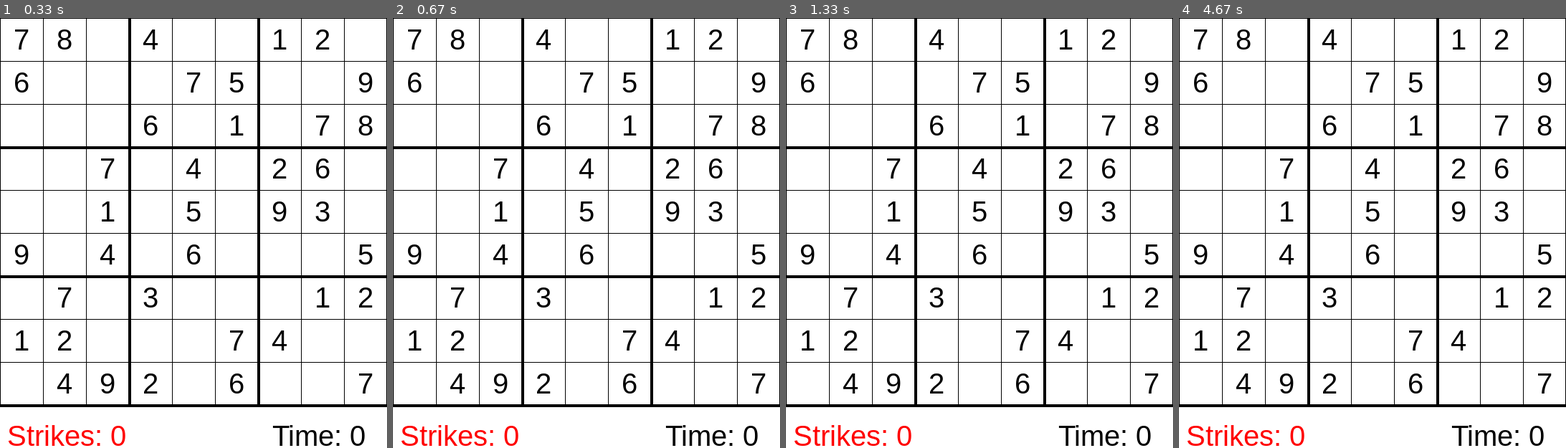
Above: before the commit, frames 1-4 (left to right).
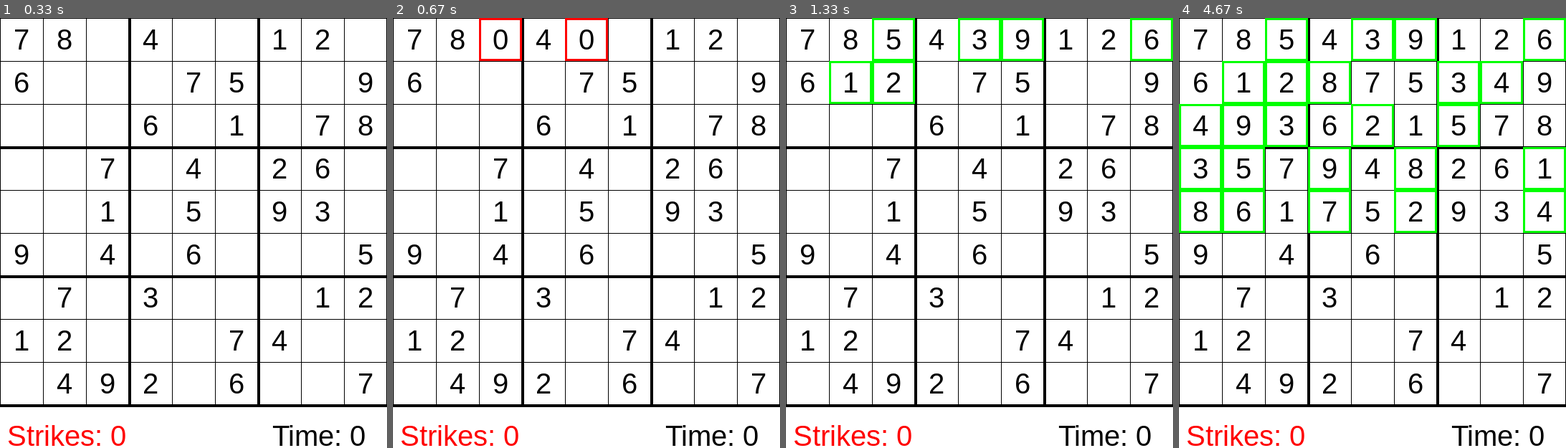
Above: after the commit, the same moments.

Repository: rleung1004/Sudoku_Pygame
Game: pygame game, started from GUI.py
Two runs of this game, one before a commit and one after it. Both use one fixed random seed, a clock stepped at 60 frames per second and the inputs below.
Inputs:
- Up to frame 1 (0.33 s): no input
- Up to frame 2 (0.67 s): tap Space at 0.33 s
- Up to frame 3 (1.33 s): no input
- Up to frame 4 (4.67 s): no input

Frame 1 is identical in both runs. In frame 2, 0.6% of the frame differs, in the area x 22-56%, y 0-10%; in frame 3, 1.7%; in frame 4, 6.9%, in the area x 0-100%, y 0-50%.

Commit message:
Implemented solve_gui method
spacebar in pygame now calls this method to animate the solution

Diff:
--- a/GUI.py
+++ b/GUI.py
@@ -115,6 +115,35 @@
             row = pos[1] // square
             return int(row), int(col)
 
+    def solve_gui(self):
+        self.update_model()
+        empty = sudoku.find_empty(self.model)
+        if not empty:
+            return True
+        else:
+            row, col = empty
+
+        for i in range(1, 10):
+            if sudoku.valid(self.model, i, (row, col)):
+                self.model[row][col] = i
+                self.boxes[row][col].set(i)
+                self.boxes[row][col].draw_solution(self.win, True)
+                self.update_model()
+                pygame.display.update()
+                pygame.time.delay(100)
+
+                if self.solve_gui():
+                    return True
+
+                self.model[row][col] = 0
+                self.boxes[row][col].set(0)
+                self.update_model()
+                self.boxes[row][col].draw_solution(self.win, False)
+                pygame.display.update()
+                pygame.time.delay(100)
+
+        return False
+
     def is_finished(self) -> bool:
         """
         Check if Sudoku board is completed
@@ -158,6 +187,22 @@
             win.blit(text, (x + (square / 2 - text.get_width() / 2), y + (square / 2 - text.get_height() / 2)))
 
         if self.selected:
+            pygame.draw.rect(win, (255, 0, 0), (x, y, square, square), 3)
+
+    def draw_solution(self, win, correct=True):
+        fnt = pygame.font.SysFont("arial", 40)
+
+        square = self.width / 9
+        x = self.col * square
+        y = self.row * square
+
+        pygame.draw.rect(win, (255, 255, 255), (x, y, square, square), 0)
+        text = fnt.render(str(self.value), 1, (0, 0, 0))
+        win.blit(text, (x + (square / 2 - text.get_width() / 2), y + (square / 2 - text.get_height() / 2)))
+
+        if correct:
+            pygame.draw.rect(win, (0, 255, 0), (x, y, square, square), 3)
+        else:
             pygame.draw.rect(win, (255, 0, 0), (x, y, square, square), 3)
 
     def set(self, val):
@@ -245,7 +290,10 @@
                         key = None
 
                         if game_board.is_finished():
+                            print("GAME OVER")
                             run = False
+                if event.key == pygame.K_SPACE:
+                    game_board.solve_gui()
 
             if event.type == pygame.MOUSEBUTTONDOWN:
                 pos = pygame.mouse.get_pos()
